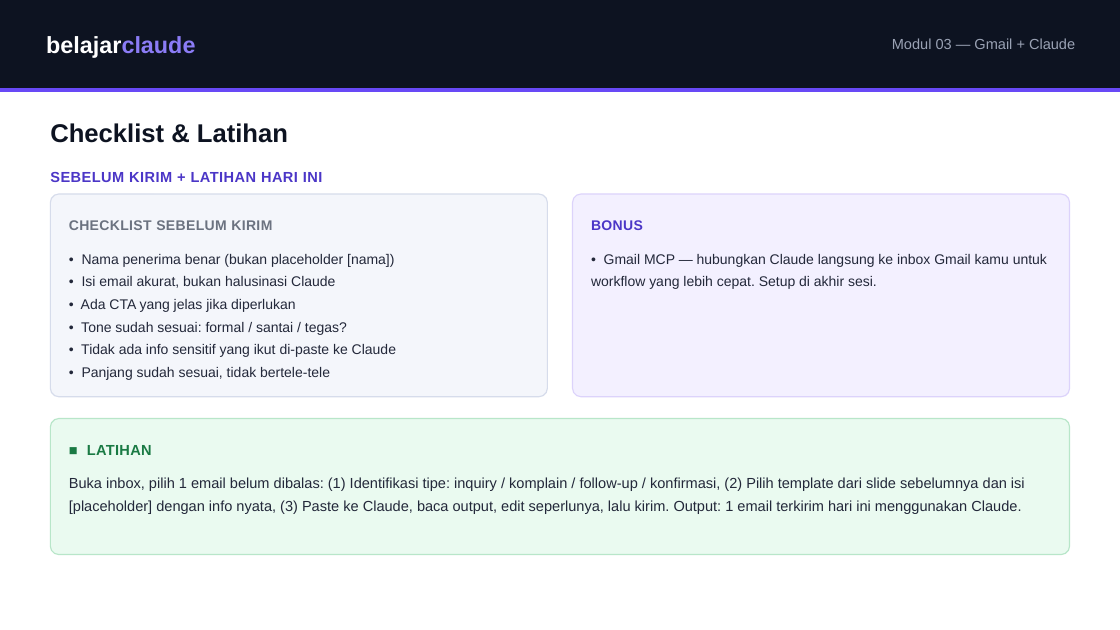
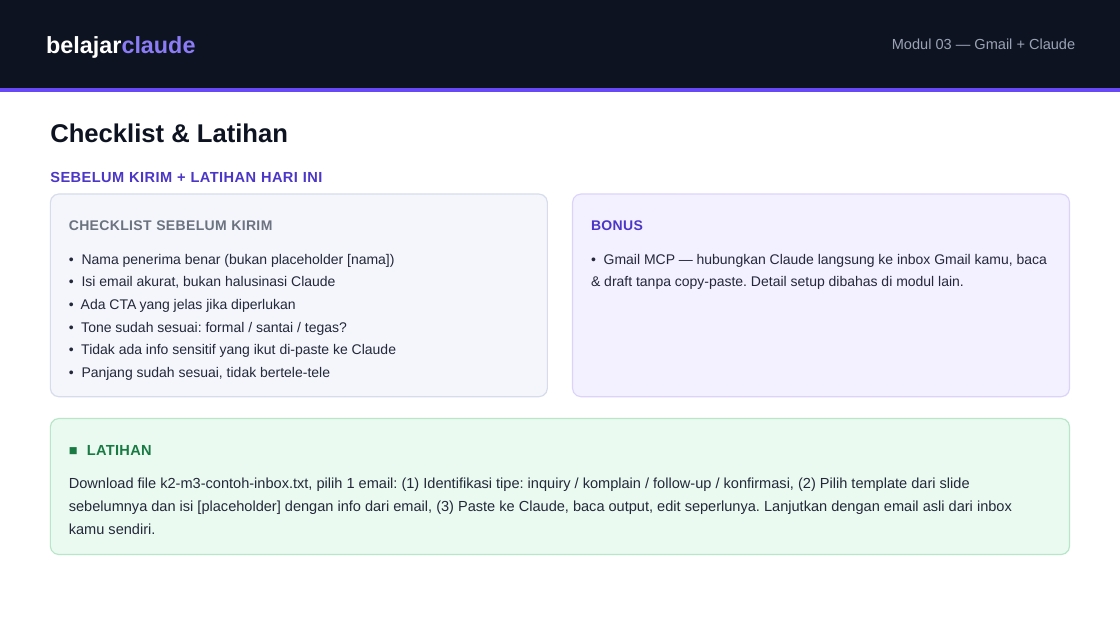
Before and after one commit to juliautomo/belajar-claude, a slide deck: slide 4 of K2-Produktivitas/M03-Gmail-Claude/K2-M03-Gmail-Claude.pptx. Drawn at 1120x630 pixels with LibreOffice and Linux fonts; fonts in the diff are those of the drawing. Boxes give left, top, right and bottom in pixels: in the first picture for what was removed or moved away, otherwise in the second. Text is boxed around its words. In the diff, an @@ line names an element or a change of style, - is before the commit and + after.

Commit message:
K2 M3: remove Rina-specific intro (generic Gmail+Claude framing); shrink MCP connector bonus to brief mention; latihan now uses k2-m3-contoh-inbox.txt with own-inbox follow-up

```diff
--- a/K2-Produktivitas/M03-Gmail-Claude/K2-M03-Gmail-Claude.pptx
+++ b/K2-Produktivitas/M03-Gmail-Claude/K2-M03-Gmail-Claude.pptx
@@ text at [604, 254, 1047, 289]: text changed @@
-• Gmail MCP — hubungkan Claude langsung ke inbox Gmail kamu untuk workflow yang lebih cepat. Setup di akhir sesi.
+• Gmail MCP — hubungkan Claude langsung ke inbox Gmail kamu, baca & draft tanpa copy-paste. Detail setup dibahas di modul lain.
@@ text at [69, 477, 1012, 534]: text changed @@
-Buka inbox, pilih 1 email belum dibalas: (1) Identifikasi tipe: inquiry / komplain / follow-up / konfirmasi, (2) Pilih template dari slide sebelumnya dan isi [placeholder] dengan info nyata, (3) Paste ke Claude, baca output, edit seperlunya, lalu kirim. Output: 1 email terkirim hari ini menggunakan Claude.
+Download file k2-m3-contoh-inbox.txt, pilih 1 email: (1) Identifikasi tipe: inquiry / komplain / follow-up / konfirmasi, (2) Pilih template dari slide sebelumnya dan isi [placeholder] dengan info dari email, (3) Paste ke Claude, baca output, edit seperlunya. Lanjutkan dengan email asli dari inbox kamu sendiri.
```
Also in this commit, not shown: 1 other file.
